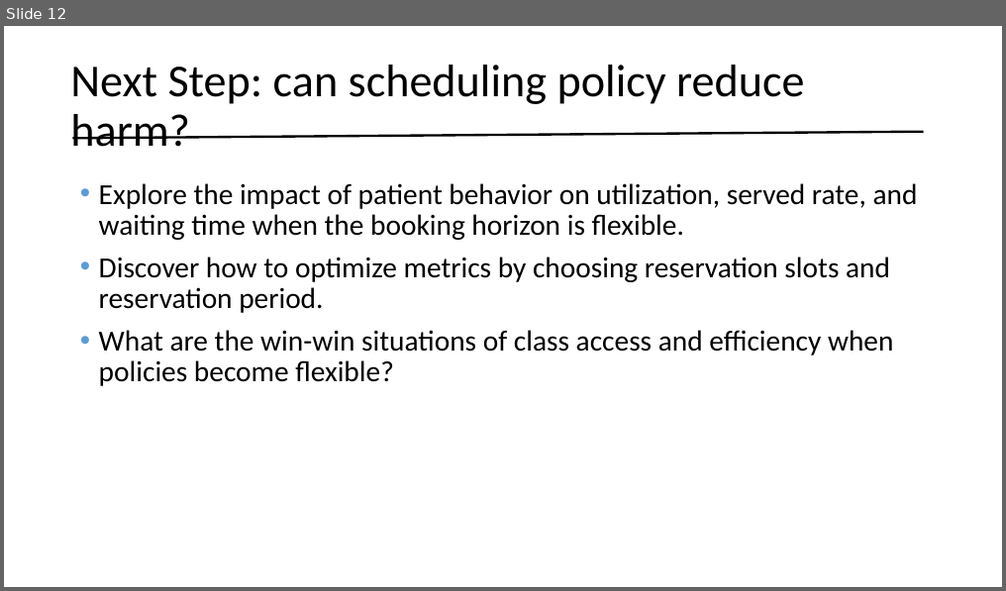
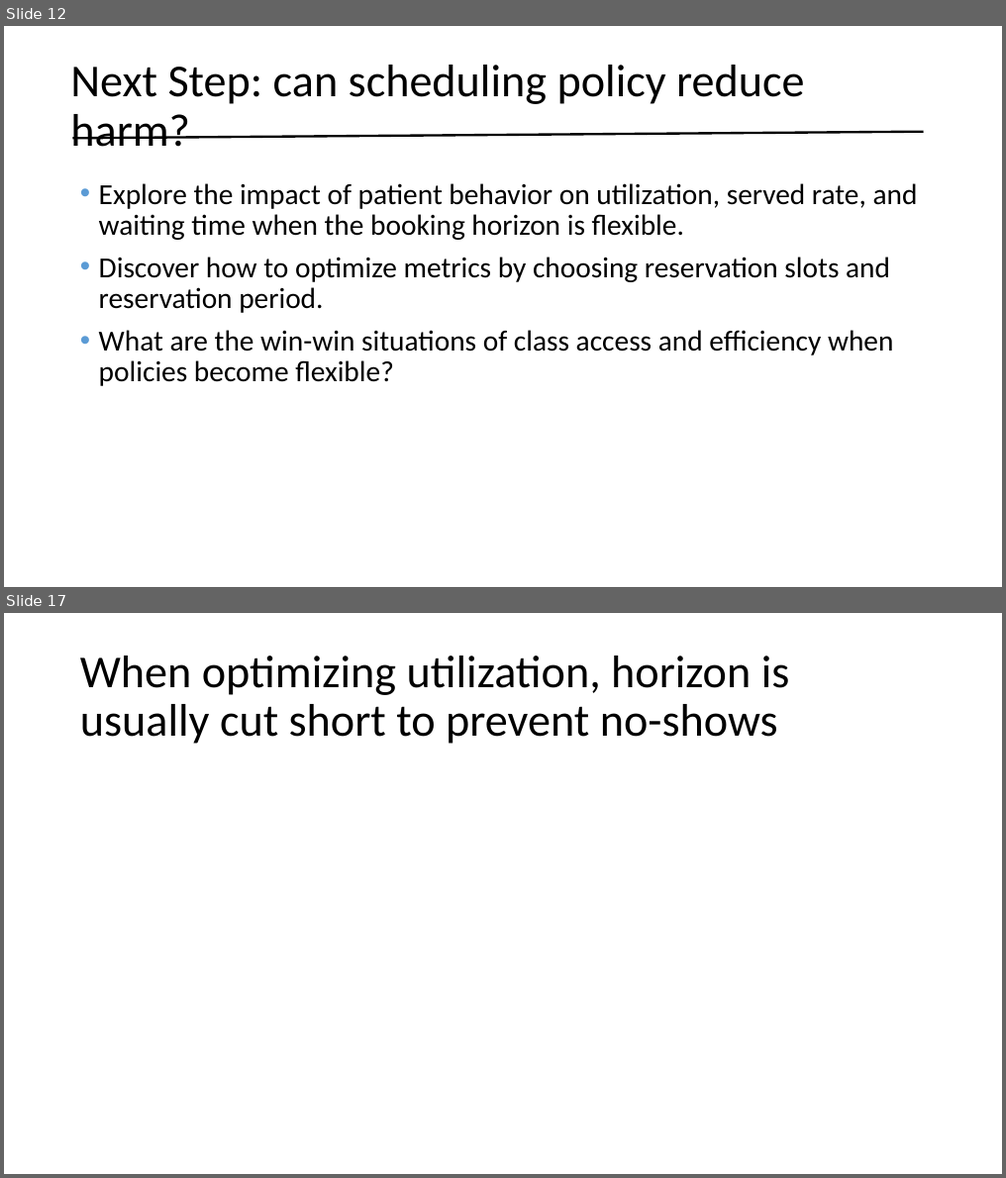
Before and after one commit to YcartXin/CUIMC-Appointment-Simulation, a slide deck: presentation/FCFS Presentation.pptx. Shown one above the other, each under a label of ours: slide 12 before the commit, slides 12 and 17 after it; the slides between them are not shown. The pictures are 1006x591 and 1006x1178 pixels, drawn with LibreOffice and Linux fonts; fonts in the diff are those of the drawing. Boxes give left, top, right and bottom in pixels: in the first picture for what was removed or moved away, otherwise in the second. Text is boxed around its words. In the diff, an @@ line names an element or a change of style, - is before the commit and + after.

```diff
--- a/presentation/FCFS Presentation.pptx
+++ b/presentation/FCFS Presentation.pptx
@@ slide 17 added at <box>4,613,1002,1174</box>, background #FFFFFF @@
@@ title added at <box>80,656,790,744</box>, 44 pt, text #000000 @@
+When optimizing utilization, horizon is usually cut short to prevent no-shows
```
Also in this commit, not shown: 7 slides changed, 4 other slides added, 18 other files.
